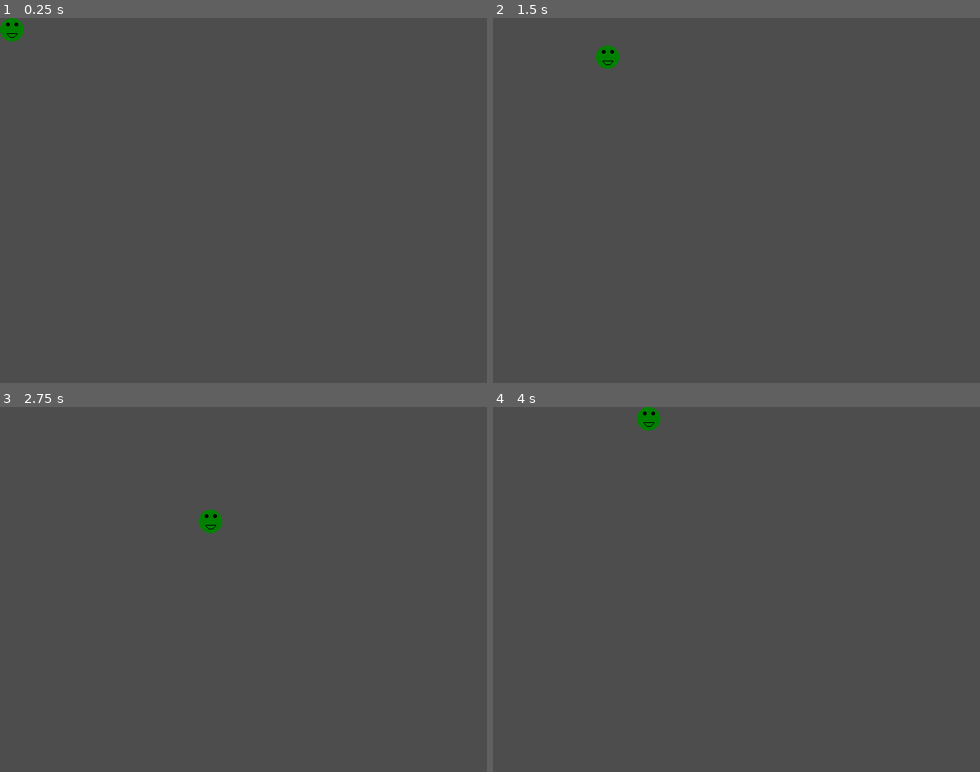
Above: before the commit, frames 1-4 (two rows, left to right).
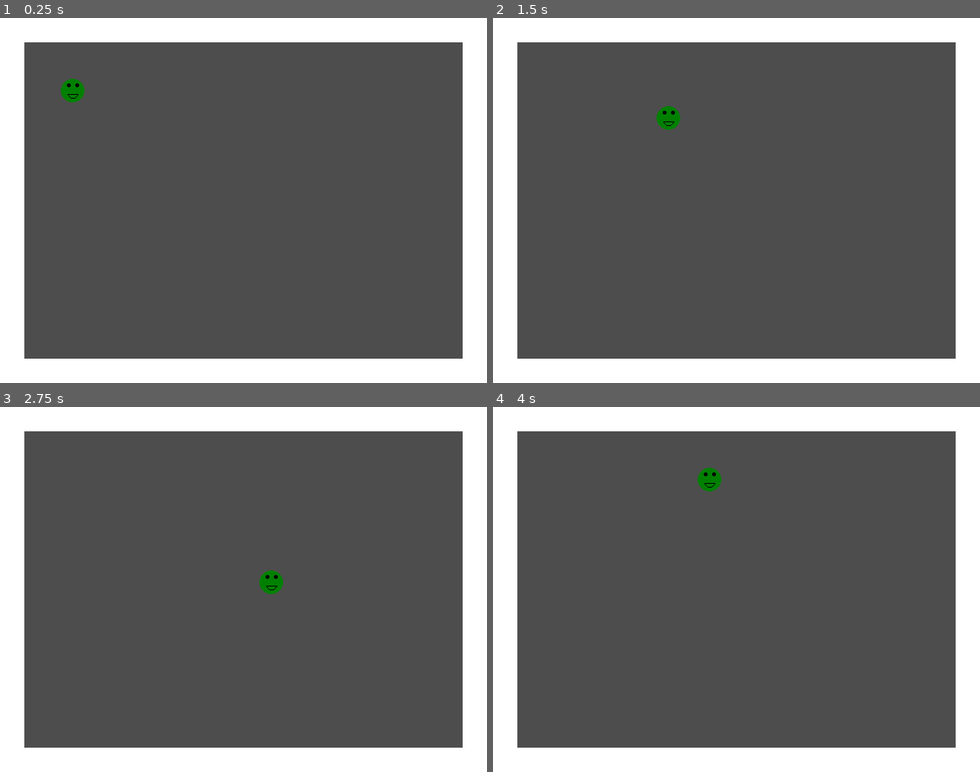
Above: after the commit, the same moments.

Repository: andOlga/game-off-2024
Game: Godot game, scene res://test_scene.tscn
The game is run twice, just before and just after one commit, with the same random seed, the same clock (stepped at 60 frames per second) and the same inputs.
Inputs:
- Up to frame 1 (0.25 s): no input
- Up to frame 2 (1.5 s): tap Enter at 0.5 s; hold Right (move_right) 0.53-1.28 s; hold Down (move_down) from 1.28 s (still down)
- Up to frame 3 (2.75 s): release Down (move_down) at 2.03 s; hold Right (move_right) from 2.03 s (still down)
- Up to frame 4 (4 s): release Right (move_right) at 2.78 s; hold Up (move_up) 2.78-3.53 s; hold Left (move_left) from 3.53 s (still down)

The runs differ from the first frame. In frame 1, 22% of the frame differs, in the area x 0-100%, y 0-100%; in frame 2, 22%; in frame 3, 22%; in frame 4, 22%.

Commit message:
Add basic walls

Diff:
--- /dev/null
+++ b/game_objects/wall.tscn
@@ -0,0 +1,16 @@
+[gd_scene load_steps=3 format=3 uid="uid://cxu0hldj0bn5g"]
+
+[ext_resource type="Texture2D" uid="uid://x38ac5y0nqlf" path="res://sprite_images/sWall.png" id="1_8e0pr"]
+
+[sub_resource type="RectangleShape2D" id="RectangleShape2D_8e0pr"]
+size = Vector2(32, 32)
+
+[node name="Wall" type="StaticBody2D"]
+
+[node name="Sprite" type="Sprite2D" parent="."]
+position = Vector2(16, 16)
+texture = ExtResource("1_8e0pr")
+
+[node name="Hitbox" type="CollisionShape2D" parent="."]
+position = Vector2(16, 16)
+shape = SubResource("RectangleShape2D_8e0pr")
--- a/test_scene.tscn
+++ b/test_scene.tscn
@@ -1,7 +1,24 @@
-[gd_scene load_steps=2 format=3 uid="uid://bx2cxunaqj8tk"]
+[gd_scene load_steps=3 format=3 uid="uid://bx2cxunaqj8tk"]
 
 [ext_resource type="PackedScene" uid="uid://dydo5qirh645o" path="res://game_objects/player.tscn" id="1_uhqqe"]
+[ext_resource type="PackedScene" uid="uid://cxu0hldj0bn5g" path="res://game_objects/wall.tscn" id="2_ia1lp"]
 
 [node name="TestScene" type="Node2D"]
 
 [node name="Player" parent="." instance=ExtResource("1_uhqqe")]
+position = Vector2(80, 80)
+
+[node name="Wall" parent="." instance=ExtResource("2_ia1lp")]
+scale = Vector2(1, 15)
+
+[node name="Wall2" parent="." instance=ExtResource("2_ia1lp")]
+position = Vector2(32, 0)
+scale = Vector2(19, 1)
+
+[node name="Wall3" parent="." instance=ExtResource("2_ia1lp")]
+position = Vector2(32, 448)
+scale = Vector2(19, 1)
+
+[node name="Wall4" parent="." instance=ExtResource("2_ia1lp")]
+position = Vector2(608, 0)
+scale = Vector2(1, 15)
